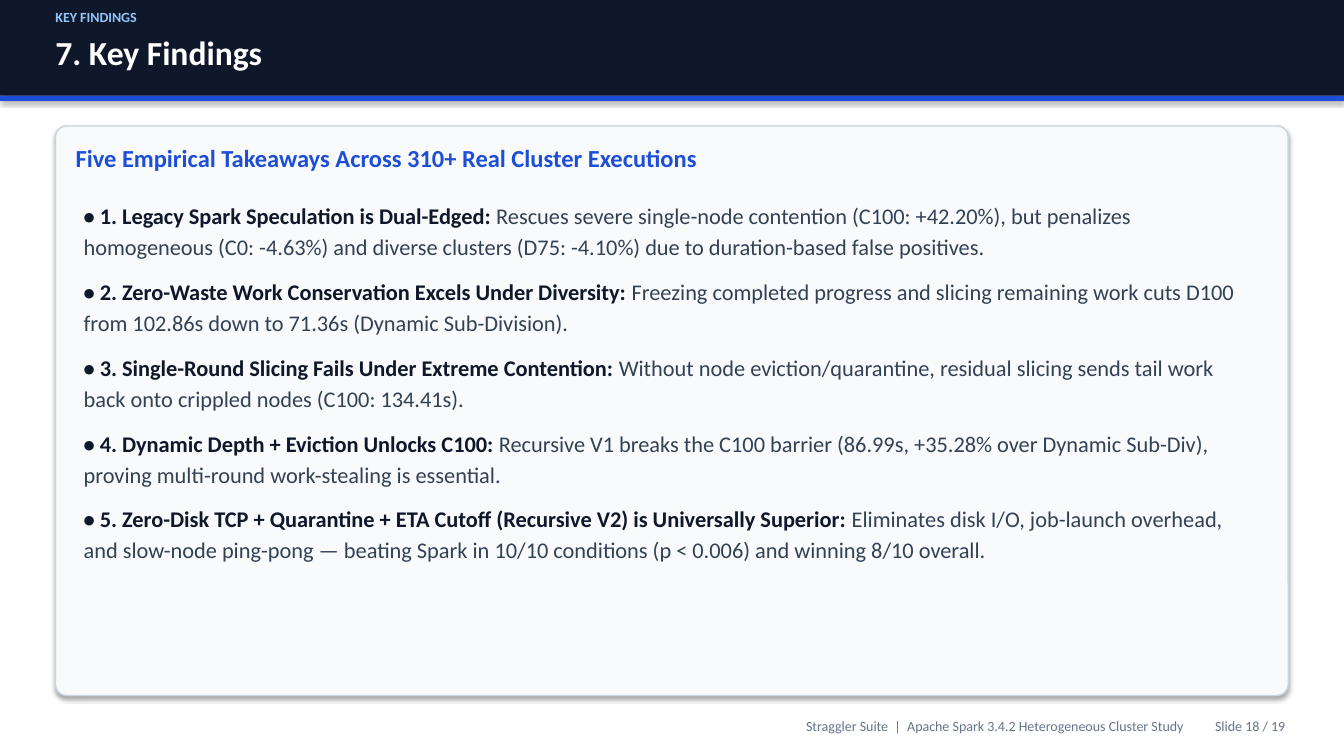
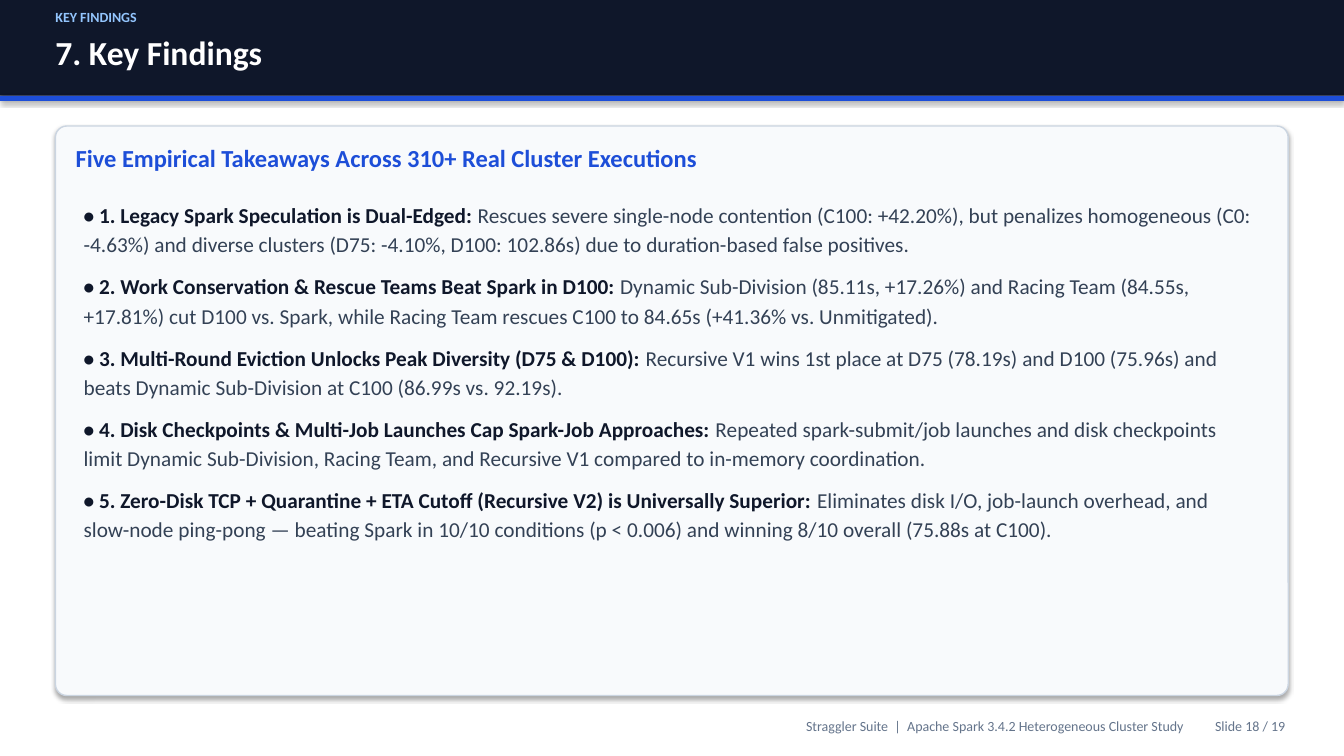
Before and after one commit to Gokulchinna/straggler-suite, a slide deck: slide 18 of Straggler_Suite_Presentation.pptx. Drawn at 1344x756 pixels with LibreOffice and Linux fonts; fonts in the diff are those of the drawing. Boxes give left, top, right and bottom in pixels: in the first picture for what was removed or moved away, otherwise in the second. Text is boxed around its words. In the diff, an @@ line names an element or a change of style, - is before the commit and + after.

```diff
--- a/Straggler_Suite_Presentation.pptx
+++ b/Straggler_Suite_Presentation.pptx
@@ text at (x1=84, y1=207, x2=1250, y2=541): text changed; size 16 to 15.2 pt @@
-• 1. Legacy Spark Speculation is Dual-Edged: Rescues severe single-node contention (C100: +42.20%), but penalizes homogeneous (C0: -4.63%) and diverse clusters (D75: -4.10%) due to duration-based false positives.
-• 2. Zero-Waste Work Conservation Excels Under Diversity: Freezing completed progress and slicing remaining work cuts D100 from 102.86s down to 71.36s (Dynamic Sub-Division).
-• 3. Single-Round Slicing Fails Under Extreme Contention: Without node eviction/quarantine, residual slicing sends tail work back onto crippled nodes (C100: 134.41s).
-• 4. Dynamic Depth + Eviction Unlocks C100: Recursive V1 breaks the C100 barrier (86.99s, +35.28% over Dynamic Sub-Div), proving multi-round work-stealing is essential.
-• 5. Zero-Disk TCP + Quarantine + ETA Cutoff (Recursive V2) is Universally Superior: Eliminates disk I/O, job-launch overhead, and slow-node ping-pong — beating Spark in 10/10 conditions (p < 0.006) and winning 8/10 overall.
+• 1. Legacy Spark Speculation is Dual-Edged: Rescues severe single-node contention (C100: +42.20%), but penalizes homogeneous (C0: -4.63%) and diverse clusters (D75: -4.10%, D100: 102.86s) due to duration-based false positives.
+• 2. Work Conservation & Rescue Teams Beat Spark in D100: Dynamic Sub-Division (85.11s, +17.26%) and Racing Team (84.55s, +17.81%) cut D100 vs. Spark, while Racing Team rescues C100 to 84.65s (+41.36% vs. Unmitigated).
+• 3. Multi-Round Eviction Unlocks Peak Diversity (D75 & D100): Recursive V1 wins 1st place at D75 (78.19s) and D100 (75.96s) and beats Dynamic Sub-Division at C100 (86.99s vs. 92.19s).
+• 4. Disk Checkpoints & Multi-Job Launches Cap Spark-Job Approaches: Repeated spark-submit/job launches and disk checkpoints limit Dynamic Sub-Division, Racing Team, and Recursive V1 compared to in-memory coordination.
+• 5. Zero-Disk TCP + Quarantine + ETA Cutoff (Recursive V2) is Universally Superior: Eliminates disk I/O, job-launch overhead, and slow-node ping-pong — beating Spark in 10/10 conditions (p < 0.006) and winning 8/10 overall (75.88s at C100).
```
Also in this commit, not shown: 3 other slides changed, 3 other files.
